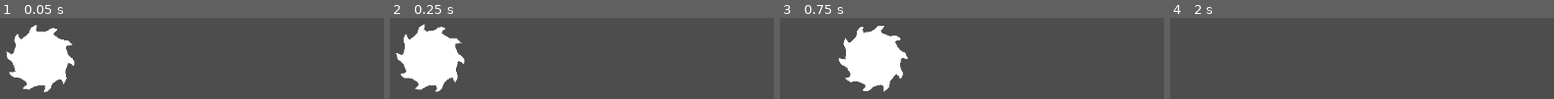
Above: before the commit, frames 1-4 (left to right).
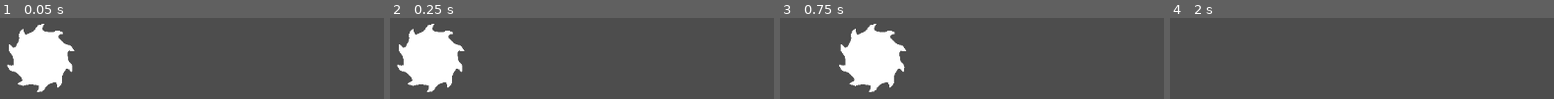
Above: after the commit, the same moments.

Repository: kelliedlynch/SpinGame
Game: Godot game, scene res://Player/Player.tscn
Two runs of this game, one before a commit and one after it. Both use one fixed random seed, a clock stepped at 60 frames per second and the inputs below. After the commit the project has no main scene; this scene is started directly in both runs.
Inputs:
- Up to frame 1 (0.05 s): no input
- Up to frame 2 (0.25 s): no input
- Up to frame 3 (0.75 s): hold Right (ui_right) from 0.53 s (still down)
- Up to frame 4 (2 s): release Right (ui_right) at 1.28 s; hold Down (ui_down) from 1.28 s (still down)

The runs differ from the first frame. In frame 1, 2.9% of the frame differs, in the area x 1-20%, y 7-92%; in frame 2, 3.2%; in frame 3, 2.9%; in frame 4, nothing differs.

Commit message:
Restructured entity classes

Diff:
--- a/Arena/Arena.gd
+++ b/Arena/Arena.gd
@@ -1,13 +1,7 @@
 @tool
 extends Node
 
+var spawn_point: Vector2
 
 func _ready() -> void:
-	#$Player.translate(Vector2(150, 150))
-	pass
-
-
-# Called every frame. 'delta' is the elapsed time since the previous frame.
-func _process(delta: float) -> void:
-
-	pass
+	spawn_point = get_viewport().size / 2
--- a/Arena/Arena.tscn
+++ b/Arena/Arena.tscn
@@ -1,7 +1,6 @@
-[gd_scene load_steps=9 format=3 uid="uid://wp1jq2yr7g3m"]
+[gd_scene load_steps=8 format=3 uid="uid://wp1jq2yr7g3m"]
 
 [ext_resource type="Script" path="res://Arena/Arena.gd" id="1_hcsty"]
-[ext_resource type="PackedScene" uid="uid://cn3e4epqj830t" path="res://Player/Player.tscn" id="2_2iwji"]
 [ext_resource type="Script" path="res://Arena/ArenaBorder.gd" id="2_6y0r2"]
 [ext_resource type="Shape2D" uid="uid://d1n3mjq0caimm" path="res://Arena/HorizWall.tres" id="4_076a3"]
 [ext_resource type="Script" path="res://Arena/ArenaPhysicsArea.gd" id="4_f2ls0"]
@@ -31,21 +30,17 @@
 script = ExtResource("2_6y0r2")
 
 [node name="LeftWall" type="CollisionShape2D" parent="ArenaBorder"]
-position = Vector2(40.08, 970)
+position = Vector2(0.02, 1)
 shape = ExtResource("4_rbppl")
 
 [node name="RightWall" type="CollisionShape2D" parent="ArenaBorder"]
-position = Vector2(3967.92, 970)
+position = Vector2(1.98, 1)
 shape = ExtResource("4_rbppl")
 
 [node name="TopWall" type="CollisionShape2D" parent="ArenaBorder"]
-position = Vector2(2004, 40.08)
+position = Vector2(1, 0.02)
 shape = ExtResource("4_076a3")
 
 [node name="BottomWall" type="CollisionShape2D" parent="ArenaBorder"]
-position = Vector2(2004, 1899.92)
+position = Vector2(1, 1.98)
 shape = ExtResource("4_076a3")
-
-[node name="Player" parent="." instance=ExtResource("2_2iwji")]
-position = Vector2(174, 161)
-rotation = 6503.89
--- a/Arena/HorizWall.tres
+++ b/Arena/HorizWall.tres
@@ -1,4 +1,4 @@
 [gd_resource type="RectangleShape2D" format=3 uid="uid://d1n3mjq0caimm"]
 
 [resource]
-size = Vector2(4008, 80.16)
+size = Vector2(2, 0.04)
--- a/Arena/VertWall.tres
+++ b/Arena/VertWall.tres
@@ -1,4 +1,4 @@
 [gd_resource type="RectangleShape2D" format=3 uid="uid://cgdfruhjd17ih"]
 
 [resource]
-size = Vector2(80.16, 1940)
+size = Vector2(0.04, 2)
--- /dev/null
+++ b/Entity/DestructibleEntity.gd
@@ -0,0 +1,2 @@
+extends RigidPolygonEntity
+class_name DestructibleEntity
--- /dev/null
+++ b/Entity/DestructibleEntity.tscn
@@ -0,0 +1,5 @@
+[gd_scene load_steps=2 format=3 uid="uid://da2vl1hvjvnlj"]
+
+[ext_resource type="PackedScene" uid="uid://4dnjjke1bfms" path="res://Entity/RigidPolygonEntity.tscn" id="1_0k734"]
+
+[node name="DestructibleEntity" instance=ExtResource("1_0k734")]
--- /dev/null
+++ b/Entity/EntityCollisionObject.gd
@@ -0,0 +1,6 @@
+extends RigidBody2D
+
+
+func _integrate_forces(state: PhysicsDirectBodyState2D) -> void:
+	for i in state.get_contact_count():
+		print(self, state.get_contact_collider_position(i))
--- /dev/null
+++ b/Entity/RigidPolygonEntity.gd
@@ -0,0 +1,3 @@
+@tool
+extends SGBaseEntity
+class_name RigidPolygonEntity
--- /dev/null
+++ b/Entity/RigidPolygonEntity.tscn
@@ -0,0 +1,15 @@
+[gd_scene load_steps=2 format=3 uid="uid://4dnjjke1bfms"]
+
+[ext_resource type="Script" path="res://Entity/RigidPolygonEntity.gd" id="1_c8v3c"]
+
+[node name="RigidPolygonEntity" type="Node2D"]
+script = ExtResource("1_c8v3c")
+
+[node name="RigidBody" type="RigidBody2D" parent="."]
+gravity_scale = 0.0
+
+[node name="Hitbox" type="CollisionPolygon2D" parent="RigidBody"]
+
+[node name="VisibleObject" type="Node2D" parent="."]
+
+[node name="Polygon" type="Polygon2D" parent="VisibleObject"]
--- /dev/null
+++ b/Entity/SGBaseEntity.gd
@@ -0,0 +1,32 @@
+extends Node2D
+class_name SGBaseEntity
+# Base class for all physics entities.
+
+@onready var visible_node: Node2D = $VisibleObject
+var physics_node: PhysicsBody2D
+var hitbox: CollisionPolygon2D
+
+func _ready() -> void:
+	for n in get_children():
+		if n is PhysicsBody2D:
+			physics_node = n
+			hitbox = n.get_node("Hitbox")
+			if n is RigidBody2D:
+				n.gravity_scale = 0
+			break
+	pass
+
+func generate_circle_polygon(radius) -> Array[Vector2]:
+	var min_pts = 18
+	var vertices: Array[Vector2] = []
+	var pts = max(min_pts, int(360 / radius))
+	var interval = 2 * PI / pts
+	for i in pts:
+		var pt = Vector2(radius * sin(i * interval), radius * cos(i * interval))
+		#pt += Vector2(radius, radius)
+		vertices.append(pt)
+	return vertices
+
+func _process(delta: float) -> void:
+	visible_node.global_position = physics_node.global_position
+	visible_node.rotation = physics_node.rotation
--- a/Entity/SGEntity.gd
+++ /dev/null
@@ -1,3 +0,0 @@
-@tool
-extends Node2D
-class_name SGEntity
--- a/Entity/SGEntity.tscn
+++ /dev/null
@@ -1,6 +0,0 @@
-[gd_scene load_steps=2 format=3 uid="uid://4dnjjke1bfms"]
-
-[ext_resource type="Script" path="res://Entity/SGEntity.gd" id="1_hnk6d"]
-
-[node name="SgEntity" type="Node2D"]
-script = ExtResource("1_hnk6d")
--- /dev/null
+++ b/Entity/StaticPolygonEntity.gd
@@ -0,0 +1,3 @@
+@tool
+extends SGBaseEntity
+class_name StaticPolygonEntity
--- /dev/null
+++ b/Entity/StaticPolygonEntity.tscn
@@ -0,0 +1,16 @@
+[gd_scene load_steps=3 format=3 uid="uid://dcfda3vc6ip7p"]
+
+[ext_resource type="Script" path="res://Entity/StaticPolygonEntity.gd" id="1_j06gx"]
+[ext_resource type="Script" path="res://Entity/EntityCollisionObject.gd" id="2_p6nku"]
+
+[node name="StaticPolygonEntity" type="Node2D"]
+script = ExtResource("1_j06gx")
+
+[node name="StaticBody" type="StaticBody2D" parent="."]
+script = ExtResource("2_p6nku")
+
+[node name="Hitbox" type="CollisionPolygon2D" parent="StaticBody"]
+
+[node name="VisibleObject" type="Node2D" parent="."]
+
+[node name="Polygon" type="Polygon2D" parent="VisibleObject"]
--- a/Player/Player.gd
+++ b/Player/Player.gd
@@ -1,43 +1,33 @@
 @tool
-extends SGEntity
+extends RigidPolygonEntity
 
 var size: Vector2 = Vector2(100, 100)
+@onready var visible_polygon: SawPolygon = $VisibleObject/Polygon
 
-@onready var collision_shape: CollisionShape2D = $PlayerRigidBody/PlayerCollisionShape
-@onready var display_shape: Polygon2D = $DrawnPoly
-
-func _init() -> void:
-	#$PlayerRigidBody/PlayerCollisionPolygon.polygon = vertices
-	pass
-
-# Called when the node enters the scene tree for the first time.
 func _ready() -> void:
+	super._ready()
 	if get_tree().get_root().get_children().has(self):
-		$PlayerRigidBody.gravity_scale = 0
 		self.position = get_viewport_rect().size / 2
-	collision_shape.shape.radius = size.x / 2
-
-	#collision_shape.position = -size / 2
-	pass # Replace with function body.
+	hitbox.polygon = generate_circle_polygon(size.x / 2)
+	var polysize = visible_polygon.size_of_polygon(visible_polygon.polygon)
+	var scale = size / polysize
+	visible_node.scale = scale
+	visible_polygon.offset = -polysize / 2
 
 
 func _process(delta: float) -> void:
-	#print(collision_shape.global_position)
-	display_shape.global_position = collision_shape.global_position
-	display_shape.rotate(0.1)
-	#display_shape.rotation += .1
+	$VisibleObject.rotate(0.1)
 	var power = 5000
 	if Input.is_action_pressed("ui_left"):
-		$PlayerRigidBody.apply_central_force(Vector2(-power, 0))
+		$RigidBody.apply_central_force(Vector2(-power, 0))
 	if Input.is_action_pressed("ui_right"):
-		$PlayerRigidBody.apply_central_force(Vector2(power, 0))
+		$RigidBody.apply_central_force(Vector2(power, 0))
 	if Input.is_action_pressed("ui_up"):
-		$PlayerRigidBody.apply_central_force(Vector2(0, -power))
+		$RigidBody.apply_central_force(Vector2(0, -power))
 	if Input.is_action_pressed("ui_down"):
-		$PlayerRigidBody.apply_central_force(Vector2(0, power))
-	pass
+		$RigidBody.apply_central_force(Vector2(0, power))
+	super._process(delta)
 
 
-func _input(event: InputEvent) -> void:
-
-	pass
+func _on_body_entered(node):
+	print("ping", node)
--- a/Player/Player.tscn
+++ b/Player/Player.tscn
@@ -1,22 +1,18 @@
-[gd_scene load_steps=4 format=3 uid="uid://cn3e4epqj830t"]
+[gd_scene load_steps=4 format=3 uid="uid://dcegjhwlpbiit"]
 
+[ext_resource type="PackedScene" uid="uid://4dnjjke1bfms" path="res://Entity/RigidPolygonEntity.tscn" id="1_r6rpq"]
 [ext_resource type="Script" path="res://Player/Player.gd" id="1_y3n6f"]
-[ext_resource type="Shape2D" uid="uid://ba2udc387l3hp" path="res://Player/PlayerCollisionShape.tres" id="2_objhu"]
-[ext_resource type="Script" path="res://Player/SawPolygon.gd" id="3_45yw4"]
+[ext_resource type="Script" path="res://Player/SawPolygon.gd" id="3_b7o4q"]
 
-[node name="PlayerScene" type="Node2D"]
-rotation = 9591.05
+[node name="Player" instance=ExtResource("1_r6rpq")]
+rotation = 926.421
 script = ExtResource("1_y3n6f")
 
-[node name="PlayerRigidBody" type="RigidBody2D" parent="."]
-physics_interpolation_mode = 2
+[node name="Hitbox" parent="RigidBody" index="0"]
+polygon = PackedVector2Array(0, 50, 17.101, 46.9846, 32.1394, 38.3022, 43.3013, 25, 49.2404, 8.68241, 49.2404, -8.68241, 43.3013, -25, 32.1394, -38.3022, 17.101, -46.9846, 6.12323e-15, -50, -17.101, -46.9846, -32.1394, -38.3022, -43.3013, -25, -49.2404, -8.68241, -49.2404, 8.68241, -43.3013, 25, -32.1394, 38.3022, -17.101, 46.9846)
 
-[node name="PlayerCollisionShape" type="CollisionShape2D" parent="PlayerRigidBody"]
-shape = ExtResource("2_objhu")
+[node name="VisibleObject" parent="." index="1"]
+rotation = 9250.39
 
-[node name="DrawnPoly" type="Polygon2D" parent="."]
-rotation = 42.0999
-scale = Vector2(0.134953, 0.136612)
-offset = Vector2(-370.5, -366)
-polygon = PackedVector2Array(147, 173, 123, 149, 114, 115, 96, 124, 81, 156, 78, 190, 93, 222, 96, 257, 87, 292, 79, 326, 56, 344, 27, 327, 0, 316, 7, 351, 16, 385, 43, 407, 72, 428, 89, 458, 102, 491, 115, 524, 85, 539, 50, 538, 53, 557, 79, 581, 110, 595, 145, 591, 179, 598, 209, 617, 239, 636, 249, 663, 224, 686, 206, 708, 241, 712, 276, 714, 305, 695, 334, 674, 368, 667, 403, 665, 439, 663, 444, 696, 432, 729, 451, 732, 482, 715, 505, 690, 512, 655, 530, 625, 557, 602, 584, 579, 612, 578, 626, 609, 642, 633, 656, 601, 669, 568, 660, 535, 650, 501, 653, 467, 662, 432, 671, 398, 704, 403, 732, 425, 741, 407, 734, 373, 717, 343, 686, 326, 663, 300, 650, 267, 637, 234, 644, 206, 678, 203, 705, 196, 679, 172, 652, 150, 617, 148, 582, 147, 551, 133, 521, 114, 491, 95, 507, 65, 536, 45, 522, 31, 486, 27, 453, 35, 427, 59, 395, 73, 359, 75, 324, 77, 300, 62, 307, 28, 309, 0, 278, 17, 249, 36, 236, 69, 225, 102, 202, 128, 175, 150)
-script = ExtResource("3_45yw4")
+[node name="Polygon" parent="VisibleObject" index="0"]
+script = ExtResource("3_b7o4q")
--- a/Player/PlayerCollisionShape.tres
+++ /dev/null
@@ -1,4 +0,0 @@
-[gd_resource type="CircleShape2D" format=3 uid="uid://ba2udc387l3hp"]
-
-[resource]
-radius = 50.0
--- a/Player/SawPolygon.gd
+++ b/Player/SawPolygon.gd
@@ -1,16 +1,9 @@
 extends Polygon2D
+class_name SawPolygon
 
-
-# Called when the node enters the scene tree for the first time.
 func _init() -> void:
 	var vertices = load_polygon(base_vertices)
 	polygon = vertices
-	pass # Replace with function body.
-
-
-# Called every frame. 'delta' is the elapsed time since the previous frame.
-func _process(delta: float) -> void:
-	pass
 
 # TODO: Store polygon data elsewhere
 var base_vertices: Array[Vector2] = [Vector2(174,202), Vector2(150,178), Vector2(141,144), Vector2(123,153), Vector2(10 …(1606 unchanged characters)…
--- /dev/null
+++ b/Playground/ArenaPlayground.gd
@@ -0,0 +1,27 @@
+extends Node2D
+
+
+# Called when the node enters the scene tree for the first time.
+func _ready() -> void:
+	$Player.position = $Arena.spawn_point
+	var rect = [Vector2.ZERO, Vector2(60, 0), Vector2(60, 180), Vector2(0, 180)]
+	$Destructible/RigidBody/Hitbox.polygon = rect
+	$Destructible/VisibleObject/Polygon.polygon = rect
+	$Destructible.position = Vector2(200,200)
+	$Destructible/RigidBody.mass = 1000
+	$Player/RigidBody.contact_monitor = true
+	$Player/RigidBody.max_contacts_reported = 3
+	$Player/RigidBody.body_entered.connect(ping)
+	#$Player/CollisionObject.body_shape_entered.connect(ping)
+	$Destructible/RigidBody.contact_monitor = true
+	$Destructible/RigidBody.max_contacts_reported = 3
+	#$Destructible/CollisionObject.body_entered.connect(ping)
+	#$Destructible/CollisionObject.body_shape_entered.connect(ping)
+
+func _physics_process(delta: float) -> void:
+	var b = $Destructible/RigidBody.get_colliding_bodies()
+	#if b.size() > 0:
+		#print("woo", b)
+
+func ping(node) -> void:
+	print("ping", node)
--- /dev/null
+++ b/Playground/ArenaPlayground.tscn
@@ -0,0 +1,16 @@
+[gd_scene load_steps=5 format=3 uid="uid://d2w2eik253alq"]
+
+[ext_resource type="PackedScene" uid="uid://dcegjhwlpbiit" path="res://Player/Player.tscn" id="1_a6cmn"]
+[ext_resource type="Script" path="res://Playground/ArenaPlayground.gd" id="1_f4c2g"]
+[ext_resource type="PackedScene" uid="uid://wp1jq2yr7g3m" path="res://Arena/Arena.tscn" id="1_ltik4"]
+[ext_resource type="PackedScene" uid="uid://da2vl1hvjvnlj" path="res://Entity/DestructibleEntity.tscn" id="4_3o3wk"]
+
+[node name="ArenaPlayground" type="Node2D"]
+script = ExtResource("1_f4c2g")
+
+[node name="Arena" parent="." instance=ExtResource("1_ltik4")]
+
+[node name="Player" parent="." instance=ExtResource("1_a6cmn")]
+rotation = 2.90903
+
+[node name="Destructible" parent="." instance=ExtResource("4_3o3wk")]
--- a/project.godot
+++ b/project.godot
@@ -11,7 +11,6 @@
 [application]
 
 config/name="Spin Game"
-run/main_scene="res://Player/Player.tscn"
 config/features=PackedStringArray("4.3", "GL Compatibility")
 config/icon="res://icon.svg"
 
